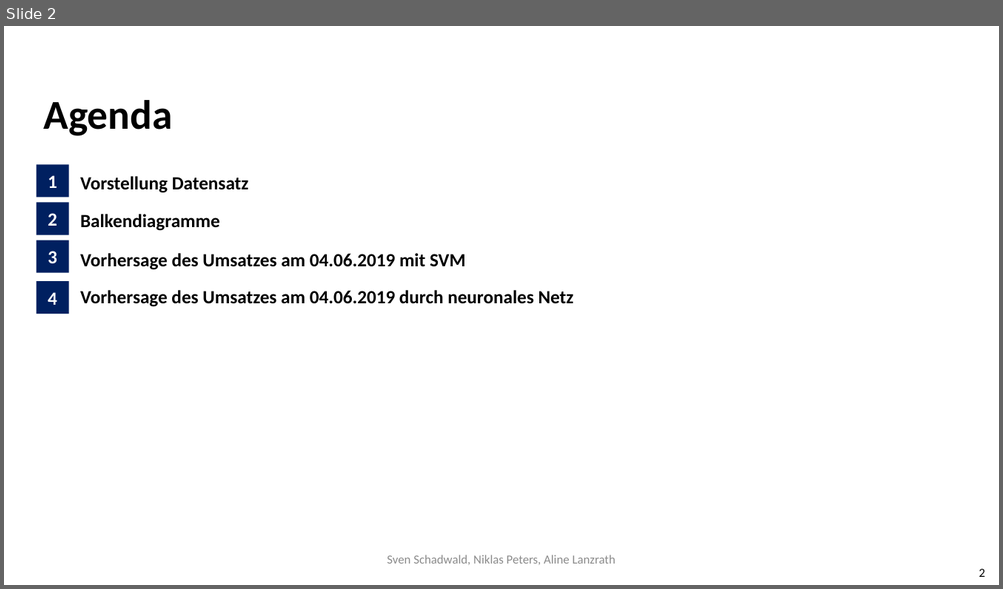
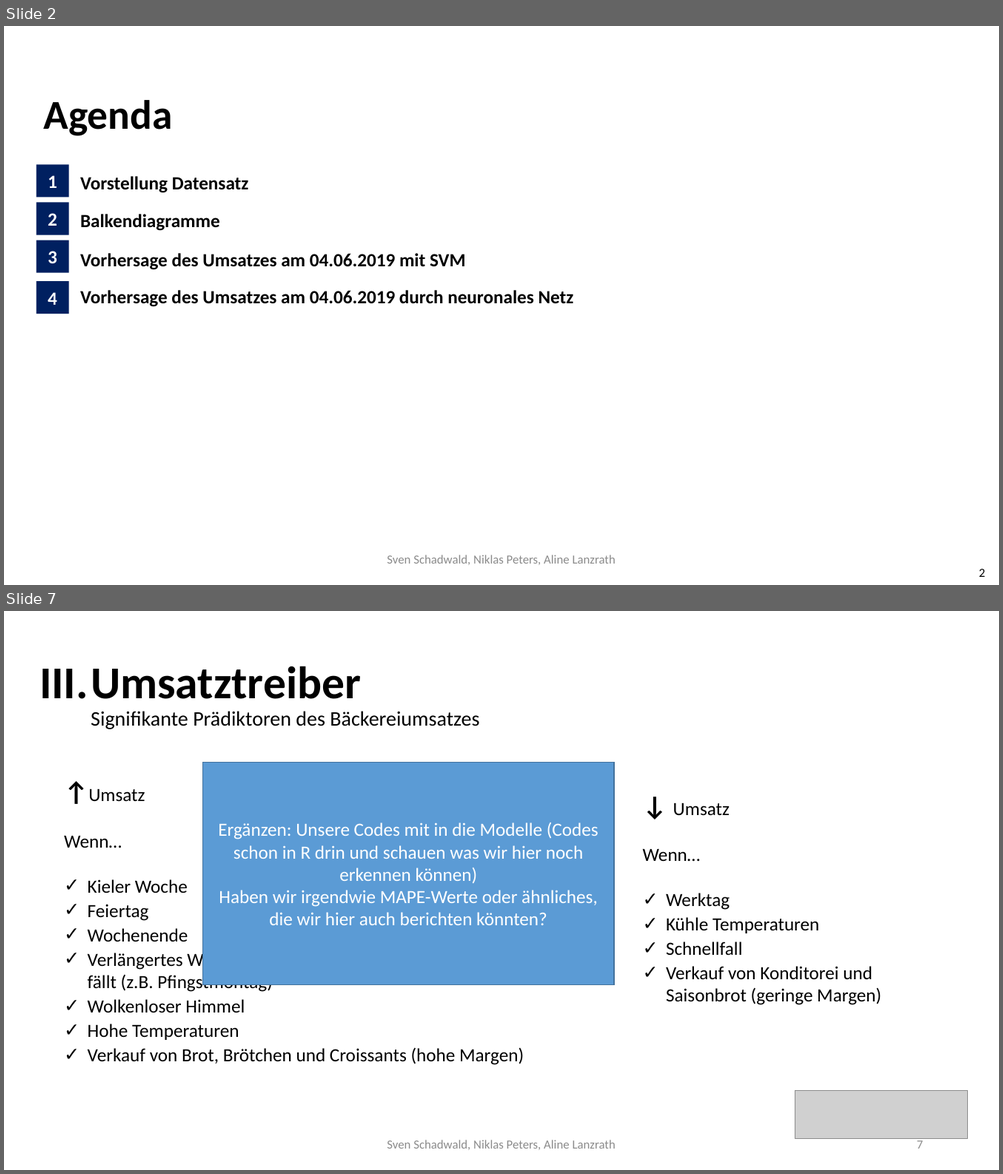
Before and after one commit to Nikiniksn/DataScience-Gruppe_02, a slide deck: Präsentation Gruppe 2.pptx. Shown one above the other, each under a label of ours: slide 2 before the commit, slides 2 and 7 after it; the slides between them are not shown. The pictures are 1003x589 and 1003x1174 pixels, drawn with LibreOffice and Linux fonts; fonts in the diff are those of the drawing; grey boxes stand for pictures. Boxes give left, top, right and bottom in pixels: in the first picture for what was removed or moved away, otherwise in the second. Text is boxed around its words. In the diff, an @@ line names an element or a change of style, - is before the commit and + after.

```diff
--- a/Präsentation Gruppe 2.pptx
+++ b/Präsentation Gruppe 2.pptx
@@ slide 7 added at (4,611,999,1170), background #FFFFFF @@
@@ title added at (40,666,479,729), 20 pt, text #000000 @@
+III. Umsatztreiber
+     Signifikante Prädiktoren des Bäckereiumsatzes
@@ rectangle added at (203,763,614,985), fill #5B9BD5, outline #43739E 1 pt, 18 pt, text #FFFFFF @@
+Ergänzen: Unsere Codes mit in die Modelle (Codes schon in R drin und schauen was wir hier noch erkennen können)
+Haben wir irgendwie MAPE-Werte oder ähnliches, die wir hier auch berichten könnten?
@@ text added at (64,789,523,1065), 18 pt, text #000000 @@
+↑Umsatz
+Wenn…
+✓ Kieler Woche
+✓ Feiertag
+✓ Wochenende
+✓ Verlängertes Wochenende durch Feiertag, der auf Montag fällt (z.B. Pfingstmontag)
+✓ Wolkenloser Himmel
+✓ Hohe Temperaturen
+✓ Verkauf von Brot, Brötchen und Croissants (hohe Margen)
@@ text added at (643,803,881,1005), 18 pt, text #000000 @@
+↓ Umsatz
+Wenn…
+✓ Werktag
+✓ Kühle Temperaturen
+✓ Schnellfall
+✓ Verkauf von Konditorei und Saisonbrot (geringe Margen)
@@ picture added at (795,1091,967,1139) @@
@@ text added at (387,1140,615,1150), 12 pt, text #8C8C8C @@
+Sven Schadwald, Niklas Peters, Aline Lanzrath
@@ page number added at (916,1141,922,1149), 12 pt, text #8C8C8C @@
+7
```
Also in this commit, not shown: 6 slides changed.
